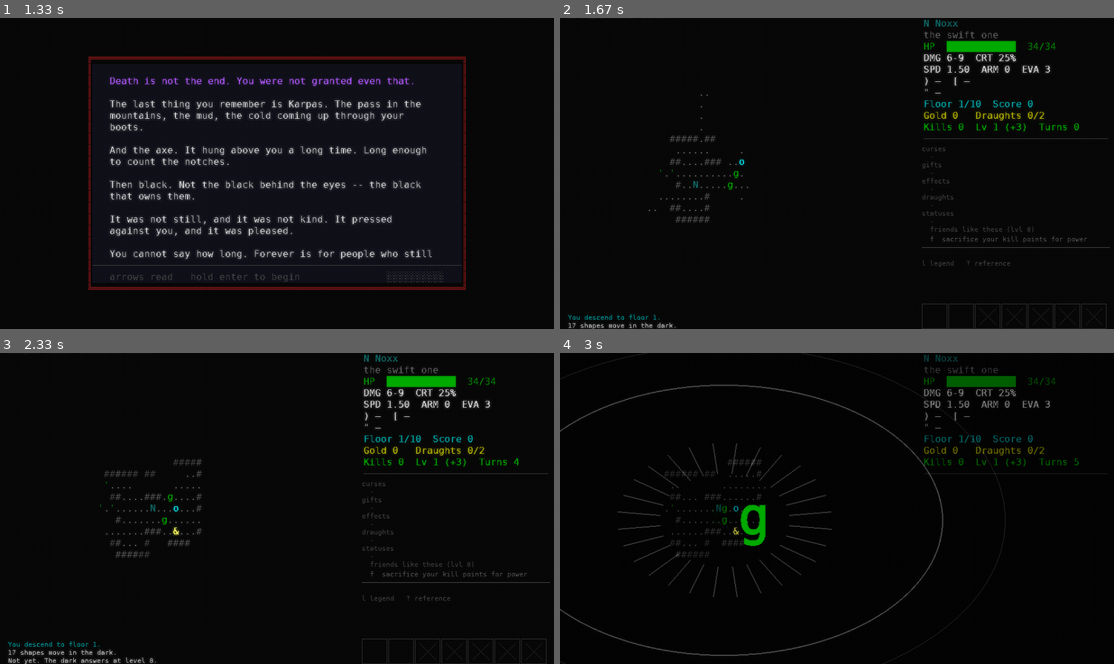
Above: before the commit, frames 1-4 (two rows, left to right).
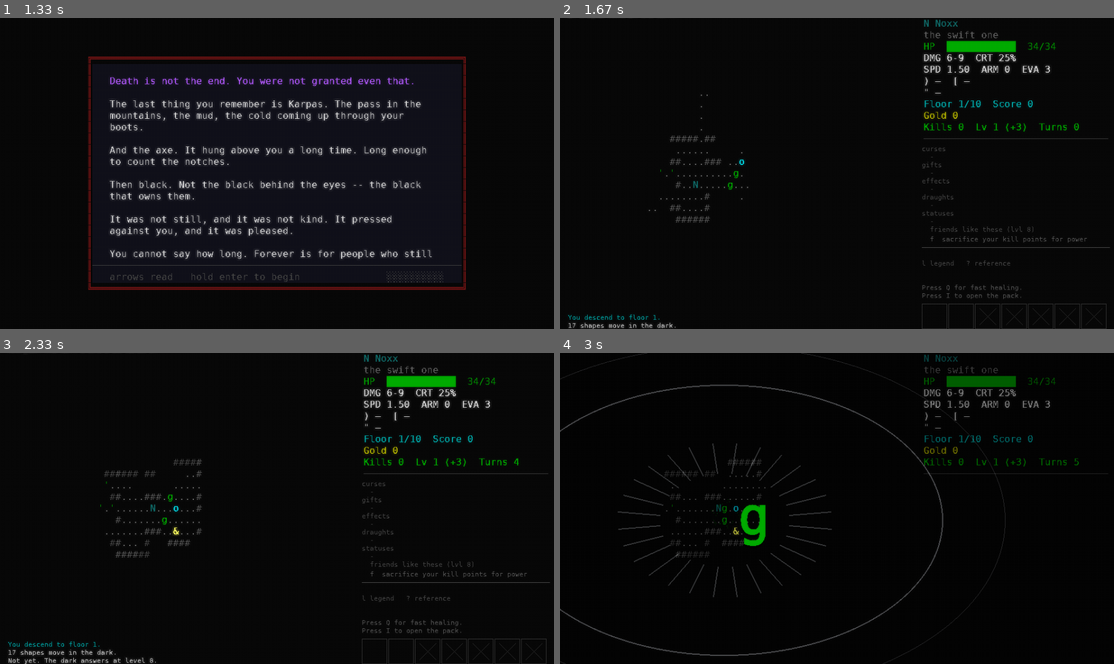
Above: after the commit, the same moments.

Repository: darknoxx/NeverdeadsRevenge2.0
Game: pygame game, started from packaging/windows/run.py
Same seed, same stepped clock (60 frames per second), same inputs: the game is played once before the commit and once after it.
Inputs:
- Up to frame 1 (1.33 s): tap Enter at 0.33 s; tap Space at 0.67 s; tap Keypad Enter at 1 s
- Up to frame 2 (1.67 s): tap Esc at 1.33 s
- Up to frame 3 (2.33 s): hold Right 1.67-2.13 s; hold Up from 2.17 s (still down); tap F at 2.23 s
- Up to frame 4 (3 s): release Up at 2.47 s; hold Right 2.5-2.97 s; tap F at 2.57, 2.87 s

Frame 1 is identical in both runs. In frame 2, 0.3% of the frame differs, in the area x 65-88%, y 30-91%; in frame 3, 0.3%; in frame 4, 0.1%.

Commit message:
two ways into the pack, said above it

Diff:
--- a/src/neverdeads_revenge/desktop/render.py
+++ b/src/neverdeads_revenge/desktop/render.py
@@ -423,8 +423,19 @@
             slots.append(Slot(slot_x, slot_y, SLOT_SIZE, item.item_id if item else None))
         else:
             slots.append(Slot(slot_x, slot_y, SLOT_SIZE, None, locked=True))
+    # The two ways into the pack, right above the belt: the quick draught and
+    # the pack itself. The words are the keyboard's and the pad's are the same
+    # sentence with the buttons it actually has.
+    quick, bag = ("Y", "B") if pad else ("Q", "I")
+    hints = (
+        (f"Press {quick} for fast healing.", "grey35"),
+        (f"Press {bag} to open the pack.", "grey35"),
+    )
+    hints_top = slots_top - (len(hints) * small_cell_h + small_cell_h // 2)
+    for number, (text, colour) in enumerate(hints):
+        out.append(Ink(text[:chars], left, hints_top + number * small_cell_h, colour))
     # And the rows above stop short of them.
-    bottom = slots_top - SLOT_LEAD
+    bottom = hints_top - small_cell_h // 2
 
     y = top
     for kind in ("curses", "gifts", "effects", "draughts", "statuses"):
@@ -625,16 +636,10 @@
     if state.at_the_rift:
         lines.append(("The rift hums.", "bold bright_cyan"))
 
-    # The whole pack, not just the medicine: a strange bottle takes a slot, and
-    # a counter that said 1/2 while the pack was full was a counter that lied
-    # about the only number on the line that is a limit.
-    healing = sum(1 for item in state.inventory if item.heal > 0)
-    draughts = (
-        f"Gold {state.gold}   Draughts {len(state.inventory)}/{state.pack_capacity}"
-    )
-    if healing:
-        draughts += " q"
-    lines.append((draughts, "bold yellow"))
+    # Gold alone, now: the pack is a belt of squares at the foot of the panel,
+    # and a counter beside the purse was saying the same thing twice -- once
+    # correctly and once as a number nobody counted.
+    lines.append((f"Gold {state.gold}", "bold yellow"))
 
     lines.append(
         (
--- a/tests/test_sdl_front.py
+++ b/tests/test_sdl_front.py
@@ -959,6 +959,55 @@
     assert slots[4].locked is True, "a square past the pack was sold for free"
 
 
+def test_the_pack_has_its_two_hints_above_it():
+    """Q heals, I opens -- and on a pad, the buttons that mean the same thing."""
+    from neverdeads_revenge.desktop.render import sidebar_text
+    from neverdeads_revenge.sdl_front.app import SdlApp
+
+    app = SdlApp(seed=3, no_sound=True)
+    app.key("enter")
+    app.key("enter")
+    app.key("escape")
+    state = app.run
+    face = app.font_small
+
+    def texts(pad: bool) -> list[str]:
+        out, _rule, _slots = sidebar_text(
+            state,
+            app.grid.cols,
+            app.grid.rows,
+            app.font.cell_w,
+            app.font.cell_h,
+            face.cell_w,
+            face.cell_h,
+            pad=pad,
+        )
+        return [one.text for one in out]
+
+    keyboard = texts(False)
+    assert "Press Q for fast healing." in keyboard, keyboard
+    assert "Press I to open the pack." in keyboard
+
+    pad = texts(True)
+    assert "Press Y for fast healing." in pad, pad
+    assert "Press B to open the pack." in pad
+
+
+def test_the_gold_line_no_longer_counts_the_draughts():
+    """The belt at the foot is the count now; the HUD says gold and nothing else."""
+    from neverdeads_revenge.desktop.render import hud_lines
+    from neverdeads_revenge.sdl_front.app import SdlApp
+
+    app = SdlApp(seed=3, no_sound=True)
+    app.key("enter")
+    app.key("enter")
+    app.key("escape")
+    lines = [text for text, _style in hud_lines(app.run)]
+
+    assert any(text.startswith("Gold") for text in lines), lines
+    assert not any("Draughts" in text for text in lines), lines
+
+
 def test_the_sidebar_paints_the_bottles_and_crosses_the_locked_ones():
     """The belt in pixels: a bottle where there is one, an X where there is not."""
     from neverdeads_revenge.desktop.render import sidebar_text
Not shown, changed: README.md
